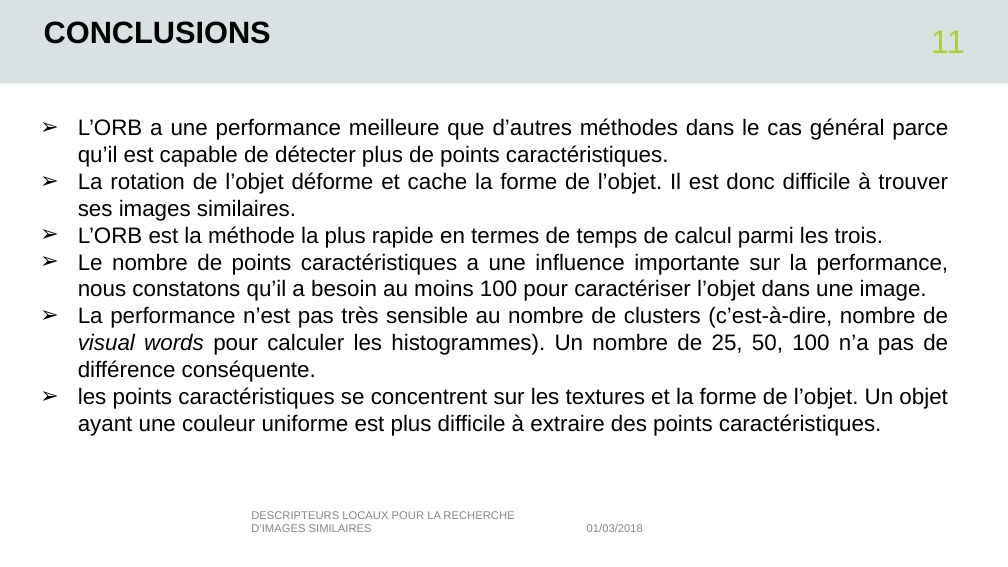
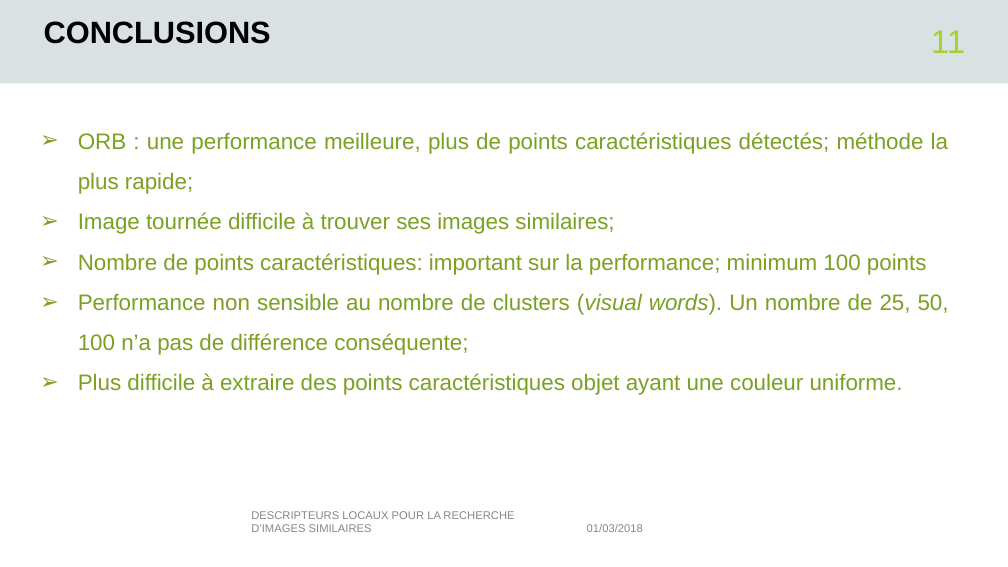
Before and after one commit to tbjszhu/516_lot1, a slide deck: slide 11 of rapport/lot1_presentation.pptx. Drawn at 1008x567 pixels with LibreOffice and Linux fonts; fonts in the diff are those of the drawing; background and template pictures are left out. Boxes give left, top, right and bottom in pixels: in the first picture for what was removed or moved away, otherwise in the second. Text is boxed around its words. In the diff, an @@ line names an element or a change of style, - is before the commit and + after.

Commit message:
update ppt

```diff
--- a/rapport/lot1_presentation.pptx
+++ b/rapport/lot1_presentation.pptx
@@ text at <box>78,132,949,395</box>: text changed; text colour #000000 to #7CA023 @@
-➢ L’ORB a une performance meilleure que d’autres méthodes dans le cas général parce qu’il est capable de détecter plus de points caractéristiques.
-➢ La rotation de l’objet déforme et cache la forme de l’objet. Il est donc difficile à trouver ses images similaires.
-➢ L’ORB est la méthode la plus rapide en termes de temps de calcul parmi les trois.
-➢ Le nombre de points caractéristiques a une influence importante sur la performance, nous constatons qu’il a besoin au moins 100 pour caractériser l’objet dans une image.
-➢ La performance n’est pas très sensible au nombre de clusters (c’est-à-dire, nombre de visual words pour calculer les histogrammes). Un nombre de 25, 50, 100 n’a pas de différence conséquente.
-➢ les points caractéristiques se concentrent sur les textures et la forme de l’objet. Un objet ayant une couleur uniforme est plus difficile à extraire des points caractéristiques.
+➢ ORB : une performance meilleure, plus de points caractéristiques détectés; méthode la plus rapide;
+➢ Image tournée difficile à trouver ses images similaires;
+➢ Nombre de points caractéristiques: important sur la performance; minimum 100 points
+➢ Performance non sensible au nombre de clusters (visual words). Un nombre de 25, 50, 100 n’a pas de différence conséquente;
+➢ Plus difficile à extraire des points caractéristiques objet ayant une couleur uniforme.
```
Also in this commit, not shown: 2 other slides changed.
